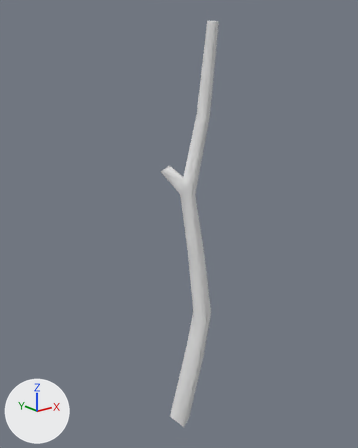
Two versions of the glTF model Structures Plus/models/c90part_13866e321c5e7aae1a227cda.glb, one commit apart.
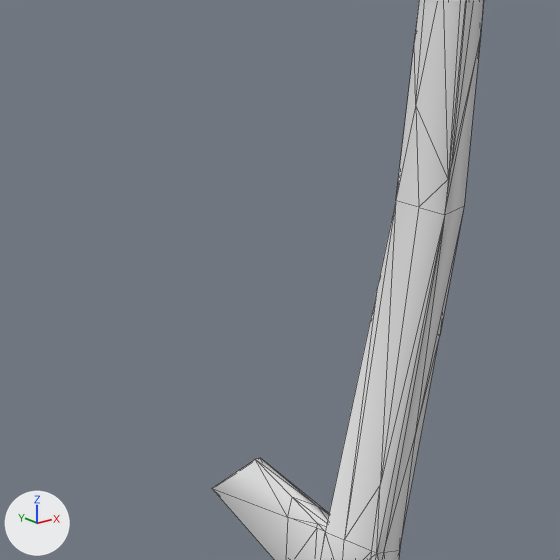
Old and new are each drawn whole from a camera (50 mm lens) standing at (-1.137, -1.648, 1.736) and looking at (0.991, 1.013, 0.671) and again close up on the part from 33% to 64% of the width and 17% to 41% of the height. Arrows for +X, +Y and +Z are at lower left; the lights stay in place. The last two pictures show the newer version. The close-ups show mesh edges as thin lines. Vertices at exactly the same position are counted once.
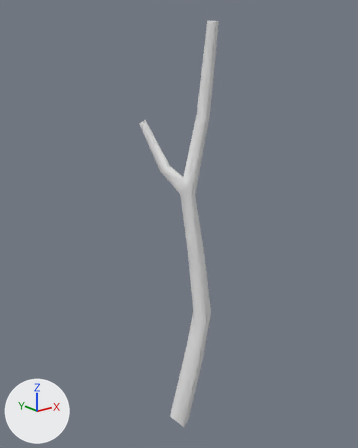
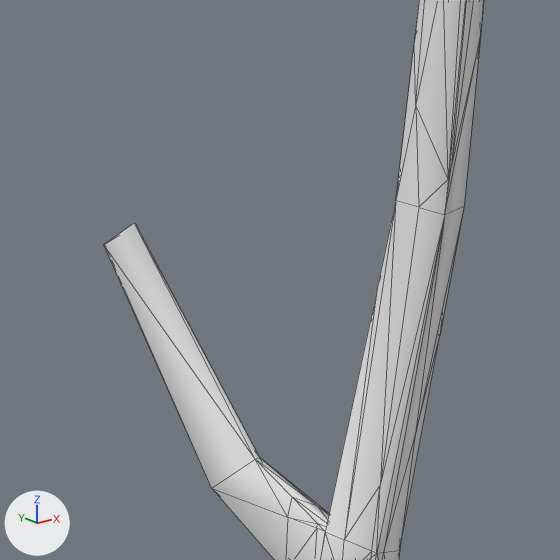
Boxes [x1, y1, x2, y2] around the edits, measured in the close-ups (560 x 560 px):
```json
{"object": "Cube", "change": "reshaped", "before": [212, 0, 484, 560], "after": [104, 0, 484, 560]}
{"part": 1, "of": "me_mesh_0", "change": "added", "after": [104, 223, 260, 488]}
```

Edits to the scene script, one JSON object a line:
```json
{"block": "me_mesh_0", "where": "# used by ob_cube; location = (0.0, 0.0, 0.0)"}
{"op": "remove", "block": "me_mesh_0", "code": "me_mesh_0.from_pydata(...)  # 173 vertices, 340 faces; spans x 0.88..1.1, y 0.67..1.12, z -0.97..2.01"}
{"op": "add", "block": "me_mesh_0", "code": "me_mesh_0.from_pydata(...)  # 177 vertices, 350 faces; spans x 0.82..1.1, y 0.67..1.28, z -0.97..2.01"}
{"block": "me_mesh_0", "change": "me_mesh_0 part 1"}
{"block": "me_mesh_0", "change": "4 vertices are added at (0.85, 1.21, 1.4), (0.82, 1.24, 1.37), (0.85, 1.28, 1.36), (0.88, 1.24, 1.4)"}
{"block": "me_mesh_0", "change": "8 new faces join them, mat_whitetrunk (white #e7e7e7)"}
{"block": "me_mesh_0", "change": "2 new faces join them, mat_wood (white #e7e7e7)"}
```
